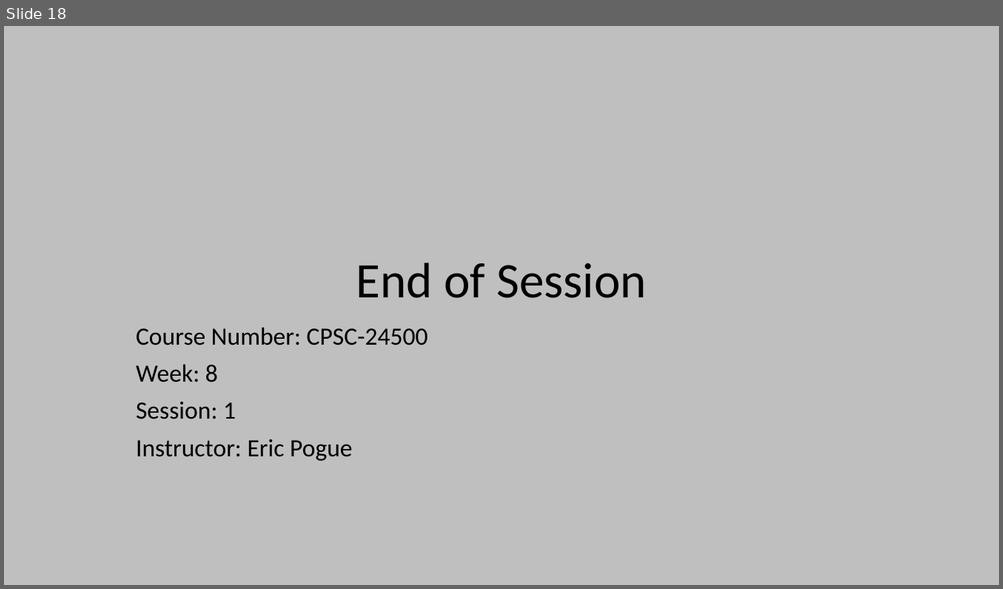
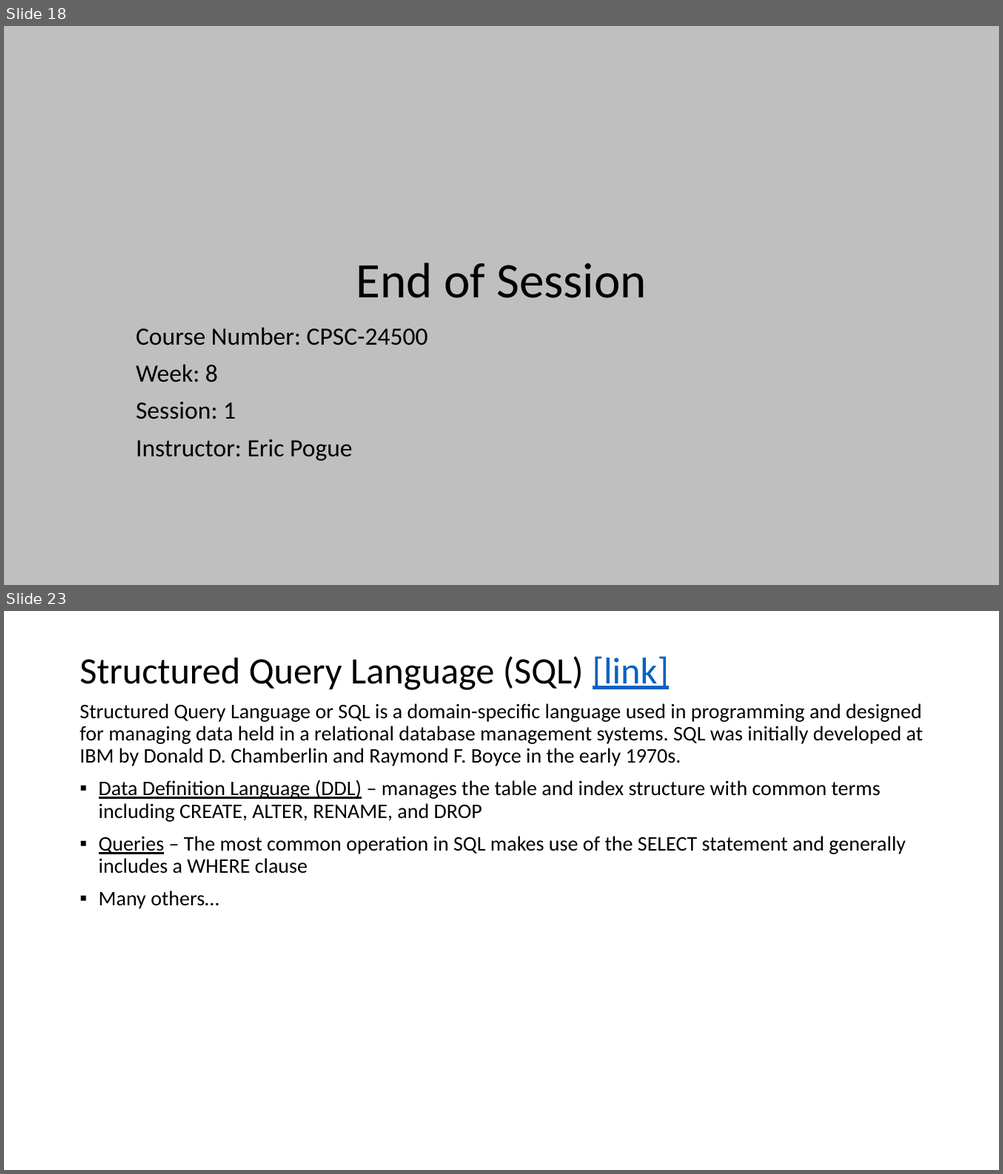
Before and after one commit to EricJPogue/www-epogue-info, a slide deck: CPSC-24500/Week08/2017SpringW08Slides.pptx. Shown one above the other, each under a label of ours: slide 18 before the commit, slides 18 and 23 after it; the slides between them are not shown. The pictures are 1003x589 and 1003x1174 pixels, drawn with LibreOffice and Linux fonts; fonts in the diff are those of the drawing. Boxes give left, top, right and bottom in pixels: in the first picture for what was removed or moved away, otherwise in the second. Text is boxed around its words. In the diff, an @@ line names an element or a change of style, - is before the commit and + after.

```diff
--- a/CPSC-24500/Week08/2017SpringW08Slides.pptx
+++ b/CPSC-24500/Week08/2017SpringW08Slides.pptx
@@ slide 23 added at [4,611,999,1170], background #FFFFFF @@
@@ title added at [79,656,669,690], 36 pt, text #000000 @@
+Structured Query Language (SQL) [link]
@@ text added at [79,703,923,909], 20 pt, text #000000 @@
+Structured Query Language or SQL is a domain-specific language used in programming and designed for managing data held in a relational database management systems. SQL was initially developed at IBM by Donald D. Chamberlin and Raymond F. Boyce in the early 1970s.
+▪ Data Definition Language (DDL) – manages the table and index structure with common terms including CREATE, ALTER, RENAME, and DROP
+▪ Queries – The most common operation in SQL makes use of the SELECT statement and generally includes a WHERE clause
+▪ Many others…
```
Also in this commit, not shown: 7 slides changed, 16 other slides added, 14 slides removed, 6 other files.
